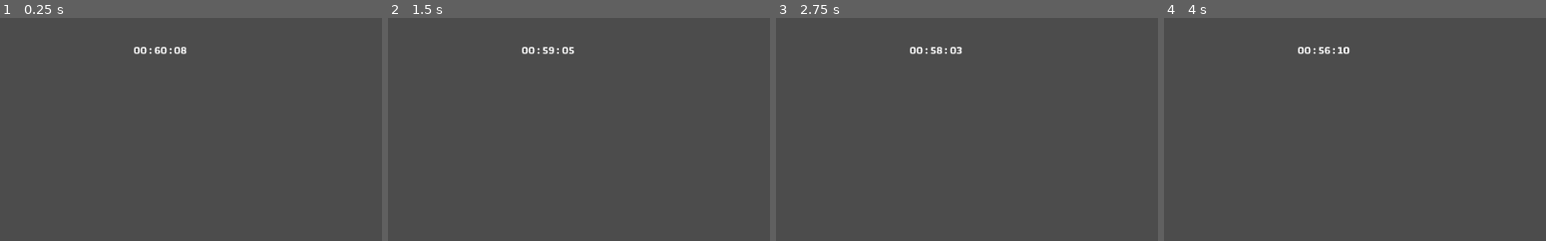
Above: before the commit, frames 1-4 (left to right).
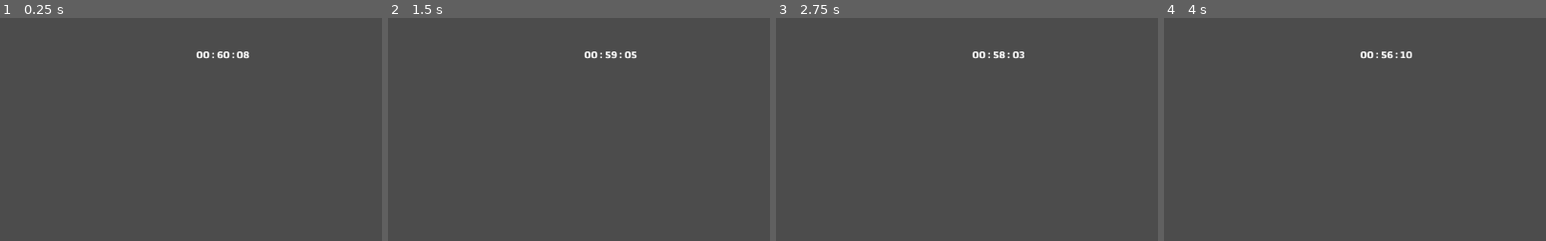
Above: after the commit, the same moments.

Repository: JMixson/moving-out-day
Game: Godot game, scene res://Scenes/Top UI.tscn
Two runs of this game, one before a commit and one after it. Both use one fixed random seed, a clock stepped at 60 frames per second and the inputs below. This scene is started directly instead of the project's main scene.
Inputs:
- Up to frame 1 (0.25 s): no input
- Up to frame 2 (1.5 s): tap Enter at 0.5 s; hold Right (ui_right) from 0.53 s (still down); tap Up (ui_up) at 0.77 s; tap Space at 1.25 s
- Up to frame 3 (2.75 s): tap Up (ui_up) at 1.52 s; tap Enter at 2 s; release Right (ui_right) at 2.03 s; hold Left (ui_left) from 2.03 s (still down)
- Up to frame 4 (4 s): tap Space at 2.75 s; release Left (ui_left) at 2.78 s; hold Right (ui_right) from 2.78 s (still down); tap Up (ui_up) at 3.02, 3.77 s; tap Enter at 3.5 s
The pictures show only the part of the screen within x 21-71%, y 0-50%; the shares and areas given below are measured in that part.

The runs differ from the first frame. In frame 1, 0.6% of the frame differs, in the area x 35-66%, y 12-19%; in frame 2, 0.6%; in frame 3, 0.6%; in frame 4, 0.5%.

Commit message:
Update countdown position

Diff:
--- a/Scenes/Top UI.tscn
+++ b/Scenes/Top UI.tscn
@@ -25,8 +25,8 @@
 }
 
 [node name="Countdown" parent="." instance=ExtResource( 2 )]
-margin_left = 379.0
-margin_top = 21.0
-margin_right = -532.0
-margin_bottom = -25.0
+margin_left = 463.0
+margin_top = 27.0
+margin_right = -454.0
+margin_bottom = -19.0
 minutes = 1
